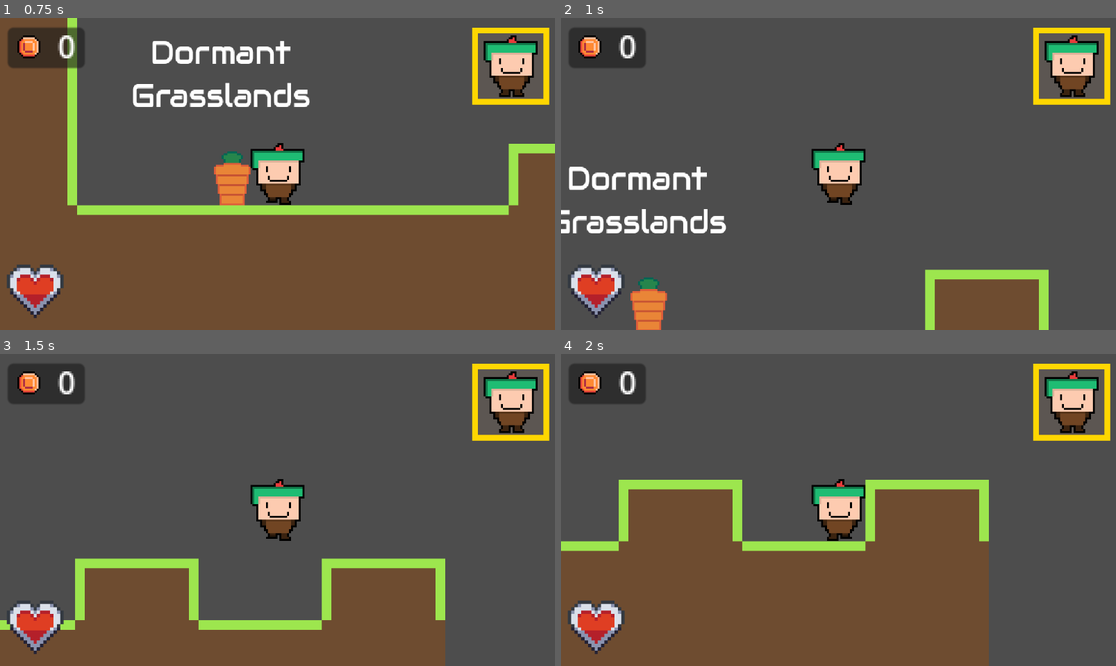
Above: before the commit, frames 1-4 (two rows, left to right).
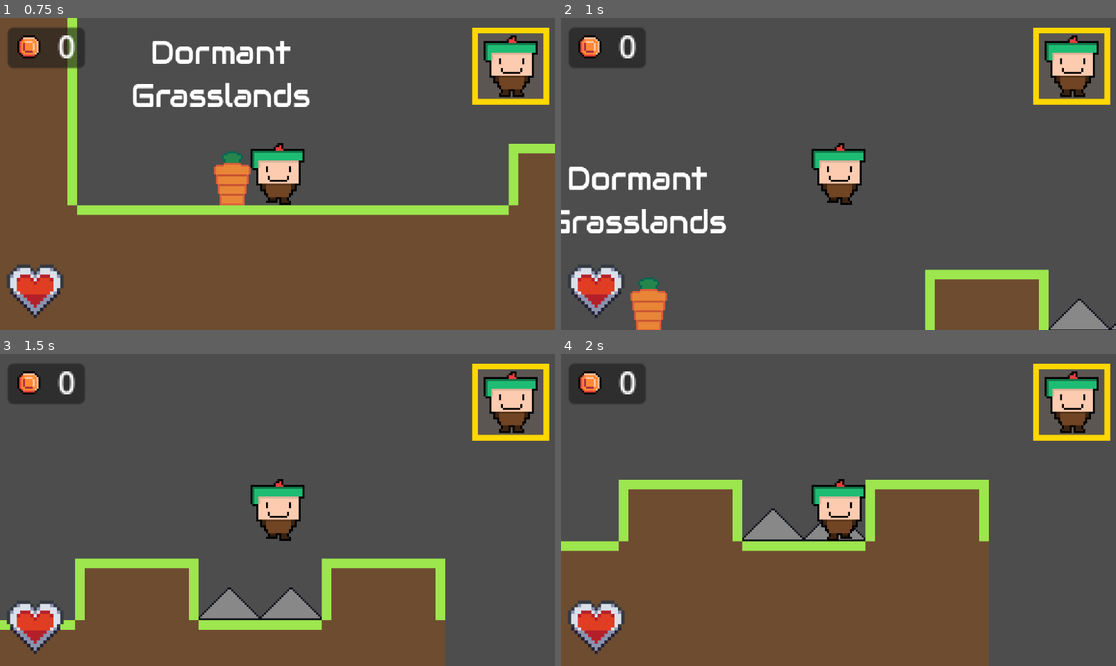
Above: after the commit, the same moments.

Repository: PenguWoodGanon/Path-of-Pablo
Game: Godot game, scene res://Scenes/Levels/dormant_grasslands.tscn
Two runs of this game, one before a commit and one after it. Both use one fixed random seed, a clock stepped at 60 frames per second and the inputs below. This scene is started directly instead of the project's main scene.
Inputs:
- Up to frame 1 (0.75 s): hold D (right) from 0.53 s (still down); tap C (character_selection) at 0.6 s
- Up to frame 2 (1 s): keep holding D (right); tap W (jump) at 0.77 s
- Up to frame 3 (1.5 s): keep holding D (right); tap - (minus) at 1.35 s
- Up to frame 4 (2 s): keep holding D (right); tap W (jump) at 1.52 s

Frame 1 is identical in both runs. In frame 2, 0.6% of the frame differs, in the area x 87-100%, y 89-100%; in frame 3, 1.2%, in the area x 35-58%, y 74-86%; in frame 4, 0.9%.

Commit message:
Changed the TileMap

Diff:
--- a/Godot - Path of Pablo/Scenes/Levels/dormant_grasslands.tscn
+++ b/Godot - Path of Pablo/Scenes/Levels/dormant_grasslands.tscn
@@ -354,7 +354,7 @@
 [node name="TileMap" type="TileMap" parent="."]
 tile_set = SubResource("TileSet_xm3p5")
 format = 2
-layer_0/tile_data = PackedInt32Array(65534, 1, 0, 65535, 1,  …(1151 unchanged characters)… , 1, 10, 1, 2, 65546, 1, 2, 131082, 1, 2)
+layer_0/tile_data = PackedInt32Array(65534, 1, 0, 65535, 1,  …(1151 unchanged characters)… , 1, 10, 1, 2, 65546, 1, 2, 131082, 1, 2, -65529, 196609, 4, -65528, 196609, 4)
 
 [node name="Global_Characters" parent="." instance=ExtResource("2_dl4dk")]
 position = Vector2(-20, -20)
Binary file changed: Godot - Path of Pablo/Assets/TileMaps/Grass TileMap.png
Not shown, changed: Godot - Path of Pablo/Assets/.DS_Store
